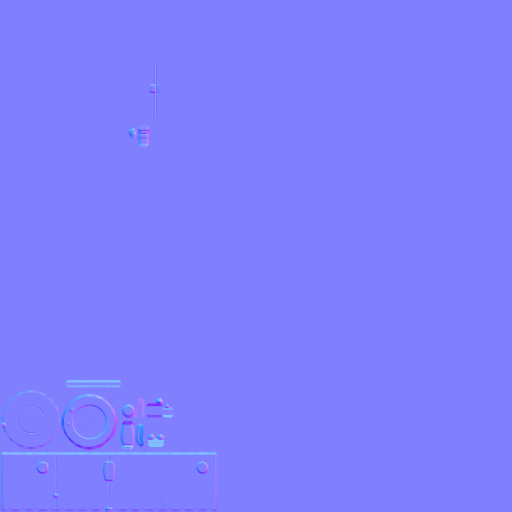
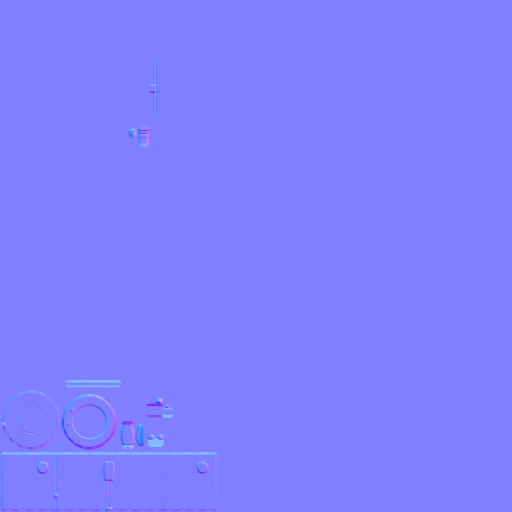
Layered file, before and after one edit (512 x 512). Changes by layer:
painted on "_bevel. kopia" over [121, 398, 145, 418]
painted on "_bevel" over [121, 398, 145, 418]
